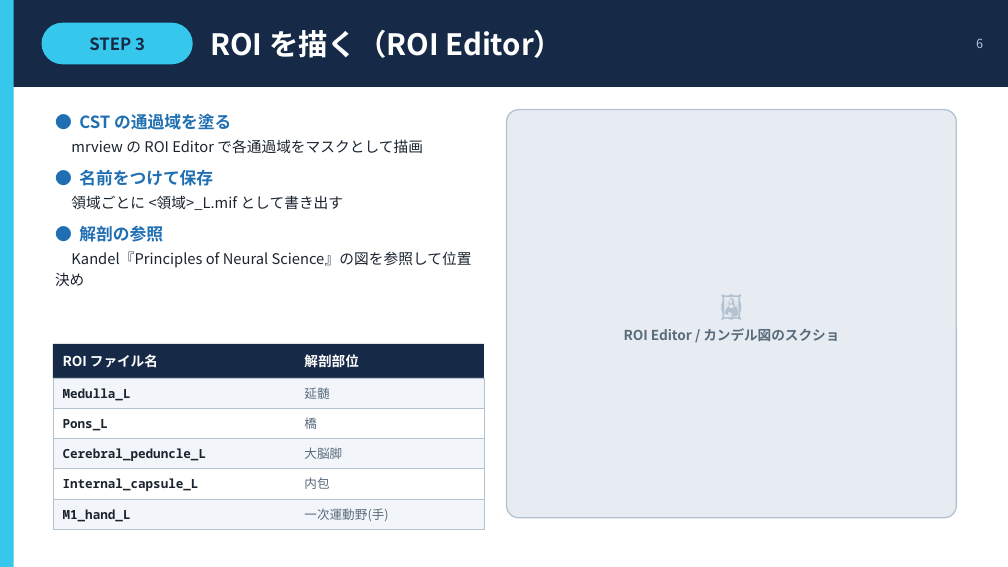
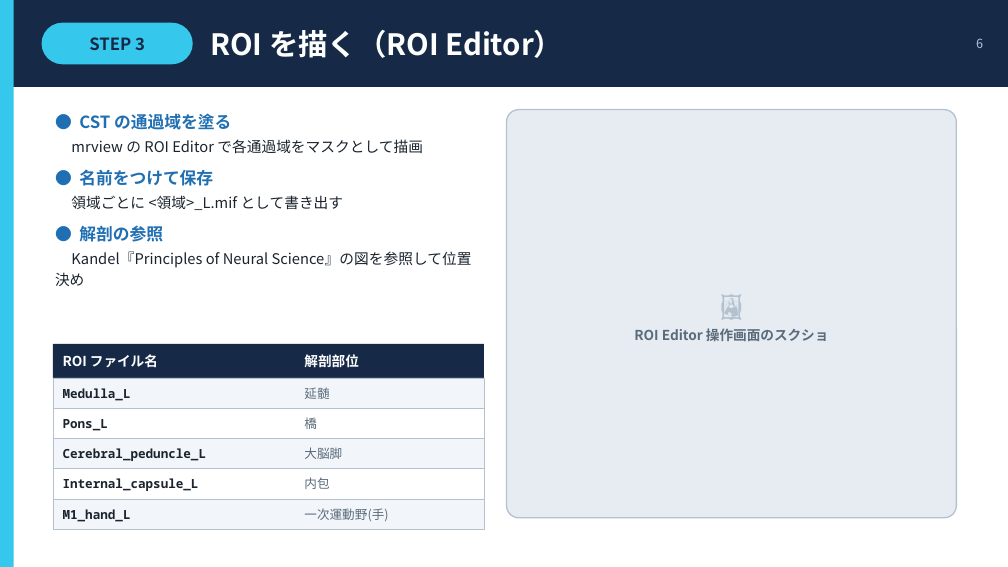
Before and after one commit to tiankevin02/Kevin-Email-AI, a slide deck: slide 6 of slides/CST_tractography_slides.pptx. Drawn at 1008x567 pixels with LibreOffice and Linux fonts; fonts in the diff are those of the drawing. Boxes give left, top, right and bottom in pixels: in the first picture for what was removed or moved away, otherwise in the second. Text is boxed around its words. In the diff, an @@ line names an element or a change of style, - is before the commit and + after.

```diff
--- a/slides/CST_tractography_slides.pptx
+++ b/slides/CST_tractography_slides.pptx
@@ text at (x1=634, y1=328, x2=829, y2=341): text changed @@
-ROI Editor / カンデル図のスクショ
+ROI Editor 操作画面のスクショ
```
Also in this commit, not shown: 4 other slides changed, 1 slide added, 6 other files.
